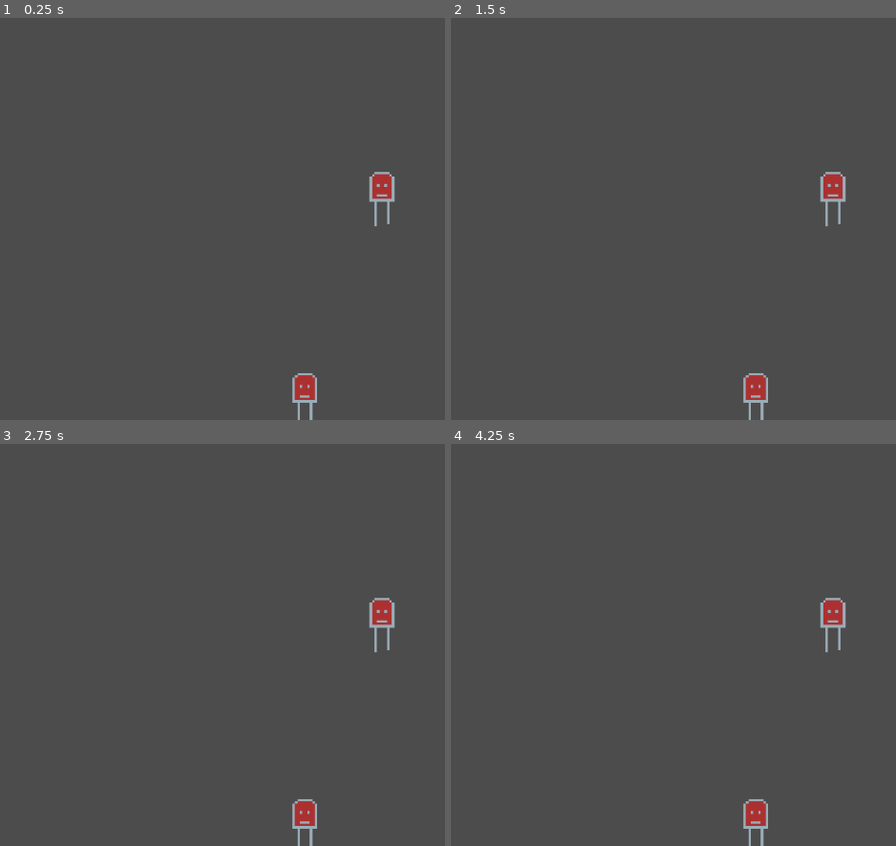
Above: before the commit, frames 1-4 (two rows, left to right).
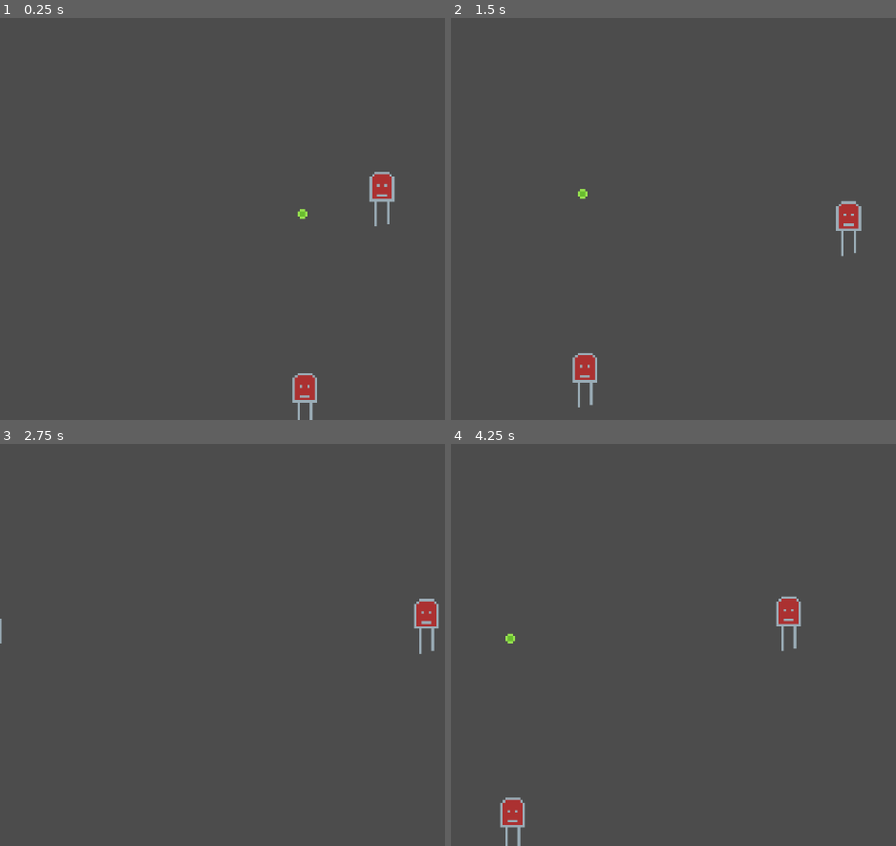
Above: after the commit, the same moments.

Repository: jptrzy/sklejka-byle-nie-odklejka
Game: Godot game, scene res://src/Levels/DebugLevel.tscn
Same seed, same stepped clock (60 frames per second), same inputs: the game is played once before the commit and once after it.
Inputs:
- Up to frame 1 (0.25 s): no input
- Up to frame 2 (1.5 s): tap Enter at 0.5 s; hold D (move_right, bound only after the commit) 0.53-1.28 s; hold S (move_down, bound only after the commit) from 1.28 s (still down)
- Up to frame 3 (2.75 s): release S (move_down, bound only after the commit) at 2.03 s; hold D (move_right, bound only after the commit) from 2.03 s (still down)
- Up to frame 4 (4.25 s): release D (move_right, bound only after the commit) at 2.78 s; hold W (move_up, bound only after the commit) 2.78-3.53 s; hold A (move_left, bound only after the commit) from 3.53 s (still down)

The runs differ from the first frame. In frame 1, less than 0.1% of the frame differs, in the area x 66-70%, y 47-51%; in frame 2, 1.9%; in frame 3, 1.4%; in frame 4, 2.0%, in the area x 10-89%, y 37-100%.

Commit message:
Basic shooting mechanic

Diff:
--- a/project.godot
+++ b/project.godot
@@ -42,28 +42,55 @@
 
 move_left={
 "deadzone": 0.5,
-"events": [ Object(InputEventKey,"resource_local_to_scene":false,"resource_name":"","device":0,"alt":false,"shift":false,"control":false,"meta":false,"command":false,"pressed":false,"scancode":16777231,"physical_scancode":0,"unicode":0,"echo":false,"script":null)
+"events": [ Object(InputEventKey,"resource_local_to_scene":false,"resource_name":"","device":0,"alt":false,"shift":false,"control":false,"meta":false,"command":false,"pressed":false,"scancode":65,"physical_scancode":0,"unicode":0,"echo":false,"script":null)
 , Object(InputEventJoypadMotion,"resource_local_to_scene":false,"resource_name":"","device":0,"axis":0,"axis_value":-1.0,"script":null)
  ]
 }
 move_right={
 "deadzone": 0.5,
-"events": [ Object(InputEventKey,"resource_local_to_scene":false,"resource_name":"","device":0,"alt":false,"shift":false,"control":false,"meta":false,"command":false,"pressed":false,"scancode":16777233,"physical_scancode":0,"unicode":0,"echo":false,"script":null)
+"events": [ Object(InputEventKey,"resource_local_to_scene":false,"resource_name":"","device":0,"alt":false,"shift":false,"control":false,"meta":false,"command":false,"pressed":false,"scancode":68,"physical_scancode":0,"unicode":0,"echo":false,"script":null)
 , Object(InputEventJoypadMotion,"resource_local_to_scene":false,"resource_name":"","device":0,"axis":0,"axis_value":1.0,"script":null)
  ]
 }
 move_up={
 "deadzone": 0.5,
-"events": [ Object(InputEventKey,"resource_local_to_scene":false,"resource_name":"","device":0,"alt":false,"shift":false,"control":false,"meta":false,"command":false,"pressed":false,"scancode":16777232,"physical_scancode":0,"unicode":0,"echo":false,"script":null)
+"events": [ Object(InputEventKey,"resource_local_to_scene":false,"resource_name":"","device":0,"alt":false,"shift":false,"control":false,"meta":false,"command":false,"pressed":false,"scancode":87,"physical_scancode":0,"unicode":0,"echo":false,"script":null)
 , Object(InputEventJoypadMotion,"resource_local_to_scene":false,"resource_name":"","device":0,"axis":1,"axis_value":-1.0,"script":null)
  ]
 }
 move_down={
 "deadzone": 0.5,
-"events": [ Object(InputEventKey,"resource_local_to_scene":false,"resource_name":"","device":0,"alt":false,"shift":false,"control":false,"meta":false,"command":false,"pressed":false,"scancode":16777234,"physical_scancode":0,"unicode":0,"echo":false,"script":null)
+"events": [ Object(InputEventKey,"resource_local_to_scene":false,"resource_name":"","device":0,"alt":false,"shift":false,"control":false,"meta":false,"command":false,"pressed":false,"scancode":83,"physical_scancode":0,"unicode":0,"echo":false,"script":null)
 , Object(InputEventJoypadMotion,"resource_local_to_scene":false,"resource_name":"","device":0,"axis":1,"axis_value":1.0,"script":null)
  ]
 }
+shoot_up={
+"deadzone": 0.5,
+"events": [ Object(InputEventKey,"resource_local_to_scene":false,"resource_name":"","device":0,"alt":false,"shift":false,"control":false,"meta":false,"command":false,"pressed":false,"scancode":16777232,"physical_scancode":0,"unicode":0,"echo":false,"script":null)
+ ]
+}
+shoot_left={
+"deadzone": 0.5,
+"events": [ Object(InputEventKey,"resource_local_to_scene":false,"resource_name":"","device":0,"alt":false,"shift":false,"control":false,"meta":false,"command":false,"pressed":false,"scancode":16777231,"physical_scancode":0,"unicode":0,"echo":false,"script":null)
+ ]
+}
+shoot_right={
+"deadzone": 0.5,
+"events": [ Object(InputEventKey,"resource_local_to_scene":false,"resource_name":"","device":0,"alt":false,"shift":false,"control":false,"meta":false,"command":false,"pressed":false,"scancode":16777233,"physical_scancode":0,"unicode":0,"echo":false,"script":null)
+ ]
+}
+shoot_down={
+"deadzone": 0.5,
+"events": [ Object(InputEventKey,"resource_local_to_scene":false,"resource_name":"","device":0,"alt":false,"shift":false,"control":false,"meta":false,"command":false,"pressed":false,"scancode":16777234,"physical_scancode":0,"unicode":0,"echo":false,"script":null)
+ ]
+}
+
+[layer_names]
+
+2d_physics/layer_1="Player"
+2d_physics/layer_2="Actor"
+2d_physics/layer_3="Enemy"
+2d_physics/layer_6="Level"
 
 [physics]
 
--- a/src/Actors/Actor.gd
+++ b/src/Actors/Actor.gd
@@ -17,7 +17,17 @@
 export (int) var intelligence = 1
 export (int) var speed = 1
 
+export (int) var max_health = 1;
+export (int) var health;
+
+"""
+Movemenet
+"""
+
 var velocity = Vector2.ZERO
+
+func _init() -> void:
+	health = max_health;
 
 func _physics_process(delta):
 	velocity = move_and_slide(velocity)
--- a/src/Actors/Player.gd
+++ b/src/Actors/Player.gd
@@ -2,15 +2,29 @@
 
 export (int) var move_speed = 100
 
+export (PackedScene) var bullet_scene;
 
-"""
-TO DISCUSS
+export (float) var seconds_per_shoot = 0.1;
+var time_to_shoot := .0;
 
-When player move diagonally it dosn't feel natural;
-also move faster then when he is moving horizontaly or verticaly.
+func _process(delta: float) -> void:
+	var direction = Vector2.ZERO
 
-We could repair it by basing your movement on circle and not a square.
-"""
+	direction.x = Input.get_action_strength("shoot_right") - Input.get_action_strength("shoot_left")
+	direction.y = Input.get_action_strength("shoot_down") - Input.get_action_strength("shoot_up")
+
+	if time_to_shoot > 0:
+		time_to_shoot -= delta;
+		return;
+
+	if direction != Vector2.ZERO:
+		var bullet = bullet_scene.instance();
+
+		bullet.transform = transform;
+		bullet.move_direction = direction;
+		owner.add_child(bullet)
+
+		time_to_shoot = seconds_per_shoot;
 
 func _physics_process(delta):
 	var direction = Vector2.ZERO
--- a/src/Actors/Player.tscn
+++ b/src/Actors/Player.tscn
@@ -1,14 +1,17 @@
-[gd_scene load_steps=4 format=2]
+[gd_scene load_steps=5 format=2]
 
 [ext_resource path="res://assets/textures/debug/player.png" type="Texture" id=1]
 [ext_resource path="res://src/Actors/Player.gd" type="Script" id=2]
+[ext_resource path="res://src/Bullet.tscn" type="PackedScene" id=3]
 
 [sub_resource type="CapsuleShape2D" id=1]
 radius = 5.0
 height = 14.0
 
 [node name="Player" type="KinematicBody2D"]
+collision_mask = 0
 script = ExtResource( 2 )
+bullet_scene = ExtResource( 3 )
 
 [node name="Sprite" type="Sprite" parent="."]
 texture = ExtResource( 1 )
--- /dev/null
+++ b/src/Bullet.gd
@@ -0,0 +1,14 @@
+extends Node2D
+
+export (int) var speed := 1;
+
+var move_direction := Vector2.ZERO;
+
+func _ready() -> void:
+	pass # Replace with function body.
+
+func _process(delta: float) -> void:
+	pass
+
+func _physics_process(delta: float) -> void:
+	transform.origin += move_direction * speed;
--- /dev/null
+++ b/src/Bullet.tscn
@@ -0,0 +1,18 @@
+[gd_scene load_steps=4 format=2]
+
+[ext_resource path="res://src/Bullet.gd" type="Script" id=1]
+[ext_resource path="res://assets/textures/debug/bullets.png" type="Texture" id=2]
+
+[sub_resource type="CircleShape2D" id=1]
+radius = 2.2
+
+[node name="Bullet" type="Area2D"]
+collision_layer = 0
+collision_mask = 6
+script = ExtResource( 1 )
+
+[node name="Collider" type="CollisionShape2D" parent="."]
+shape = SubResource( 1 )
+
+[node name="Bullets" type="Sprite" parent="."]
+texture = ExtResource( 2 )
--- a/src/Levels/DebugLevel.tscn
+++ b/src/Levels/DebugLevel.tscn
@@ -1,7 +1,8 @@
-[gd_scene load_steps=3 format=2]
+[gd_scene load_steps=4 format=2]
 
 [ext_resource path="res://src/Actors/Player.tscn" type="PackedScene" id=1]
 [ext_resource path="res://assets/textures/debug/player.png" type="Texture" id=2]
+[ext_resource path="res://src/Bullet.tscn" type="PackedScene" id=3]
 
 [node name="DebugLevel" type="Node2D"]
 
@@ -12,3 +13,6 @@
 [node name="Relation Sprite" type="Sprite" parent="."]
 position = Vector2( -28, 87 )
 texture = ExtResource( 2 )
+
+[node name="Bullet" parent="." instance=ExtResource( 3 )]
+position = Vector2( -29, 13 )
Not shown, added: Home.png.import
Binary file added: assets/textures/debug/bullets.png
Not shown, added: assets/textures/debug/bullets.png.import
